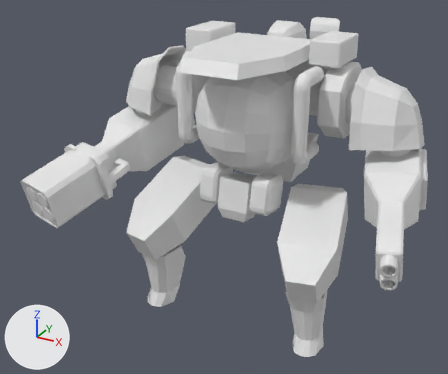
Before and after pictures for a commit that changed the FBX model bloss1/assets/models/f90/f90.fbx.
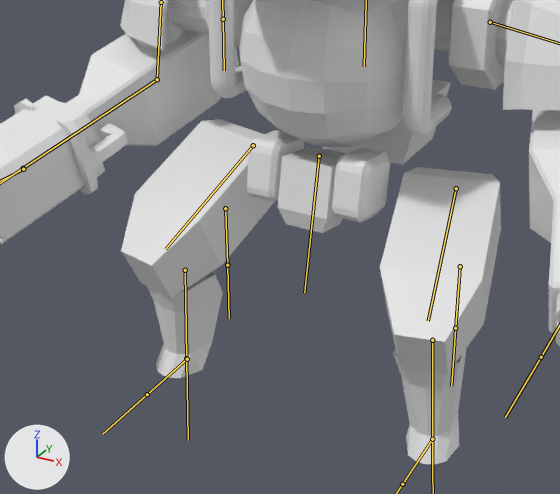
There are two pictures of each version: one whole from a 50 mm lens placed at (2.24, -4.44, 1.53), pointed at (-0.18, -0.03, -0.67), one close up on the part from 12% to 85% of the width and 23% to 100% of the height. Arrows for +X, +Y and +Z are at lower left; the lights stay in place. Both versions are drawn at frame 40 of the action 'Armature|Idle'; the numbers are the values there. The bones that bend it are drawn over the model as lines in the close-ups.
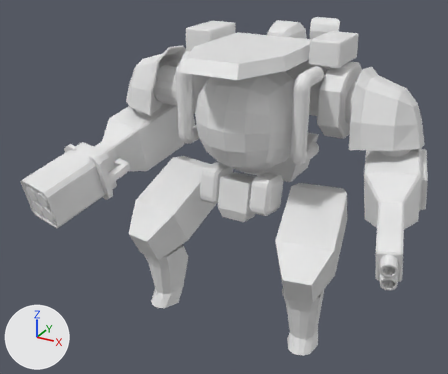
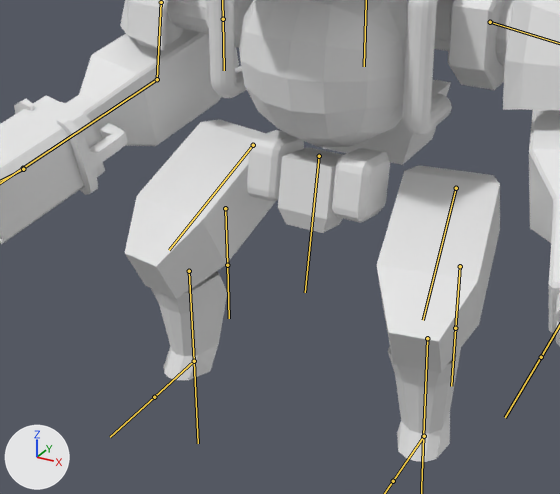
Changed parts and their boxes [x1, y1, x2, y2] in the close-ups (560 x 494 px):
```json
{"object": "Cube.060", "change": "posed", "before": [0, 0, 560, 465], "after": [0, 0, 560, 462]}
{"bone": "LegThighL", "before": "(456, 188) to (428, 321)", "after": "(456, 188) to (423, 320)"}
{"bone": "LegThighR", "before": "(253, 145) to (165, 249)", "after": "(253, 145) to (169, 250)"}
```

Edits to the scene script, one JSON object a line:
```json
{"block": "bone_legthighl", "where": "bone_legthighl = bpy.data.objects['Armature'].pose.bones['LegThighL']  # child of 'PelvisC'"}
{"op": "set", "path": "bone_legthighl.rotation_quaternion", "old": "(0.984, 0.023, 0.02, 0.178)", "new": "(0.984, 0.009, 0.01, 0.175)", "note": "degrees (3, 2, 21) -> degrees (1, 1, 20)"}
{"block": "bone_legthighr", "where": "bone_legthighr = bpy.data.objects['Armature'].pose.bones['LegThighR']  # child of 'PelvisC'"}
{"op": "set", "path": "bone_legthighr.rotation_quaternion", "old": "(0.984, -0.03, -0.02, 0.177)", "new": "(0.984, -0.016, -0.01, 0.175)", "note": "degrees (-4, -2, 20) -> degrees (-2, -1, 20)"}
```
